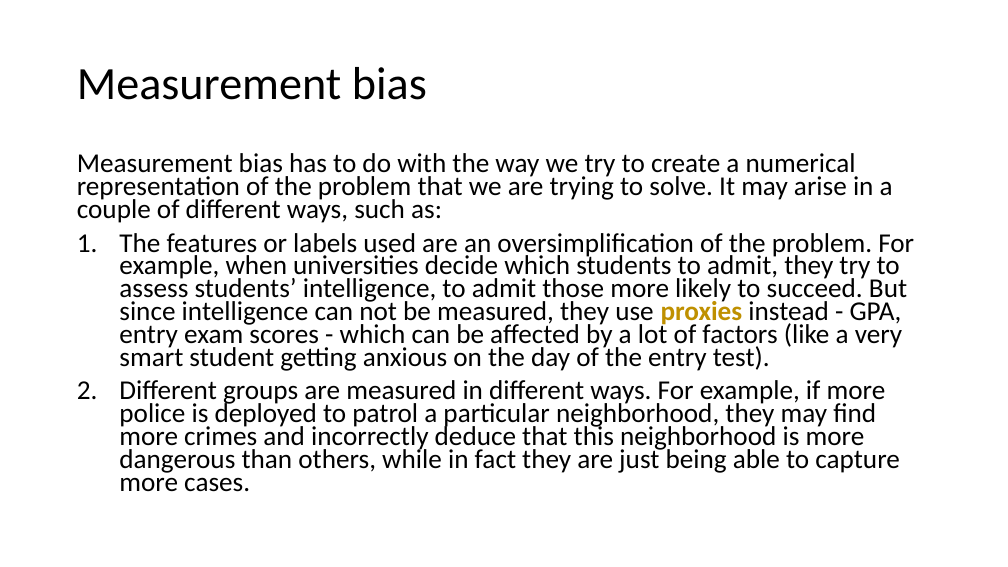
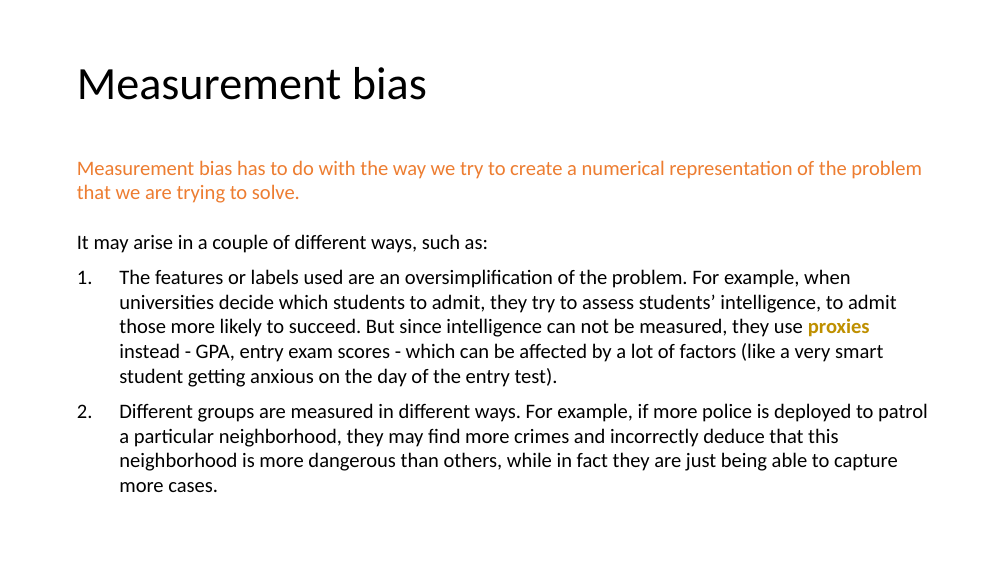
Before and after one commit to UBC-CS/cpsc330-2025W2, a slide deck: slide 13 of lectures/Giulia/23_AIcsCoreFairness.pptx (slide 12 before the commit). Drawn at 1008x567 pixels with LibreOffice and Linux fonts; fonts in the diff are those of the drawing. Boxes give left, top, right and bottom in pixels: in the first picture for what was removed or moved away, otherwise in the second. Text is boxed around its words. In the diff, an @@ line names an element or a change of style, - is before the commit and + after.

```diff
--- a/lectures/Giulia/23_AIcsCoreFairness.pptx
+++ b/lectures/Giulia/23_AIcsCoreFairness.pptx
@@ text at <box>77,160,922,253</box>: text changed; size 25.9 to 19.6 pt; text colour #000000 to #ED7D31 @@
-Measurement bias has to do with the way we try to create a numerical representation of the problem that we are trying to solve. It may arise in a couple of different ways, such as:
+Measurement bias has to do with the way we try to create a numerical representation of the problem that we are trying to solve.
+It may arise in a couple of different ways, such as:
@@ text at <box>119,269,928,492</box>: size 25.9 to 19.6 pt in "The features or labels used are an ...", "Different groups are measured in different ways. ..."; line spacing 0.7 to 1 @@
```
Also in this commit, not shown: 6 other slides changed, 1 slide added, 3 other files.
